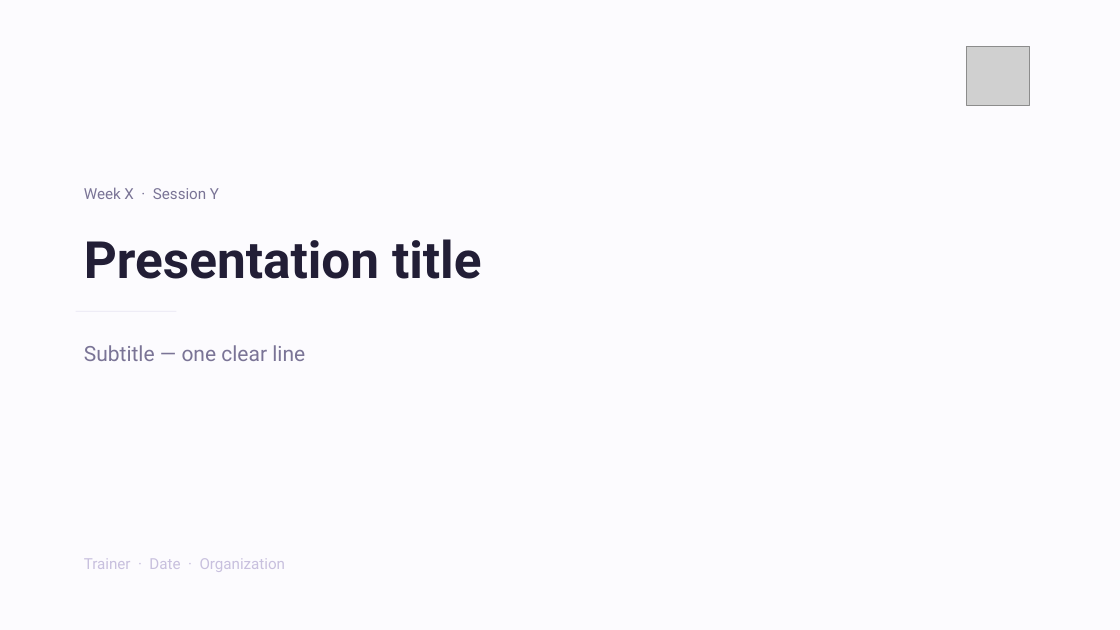
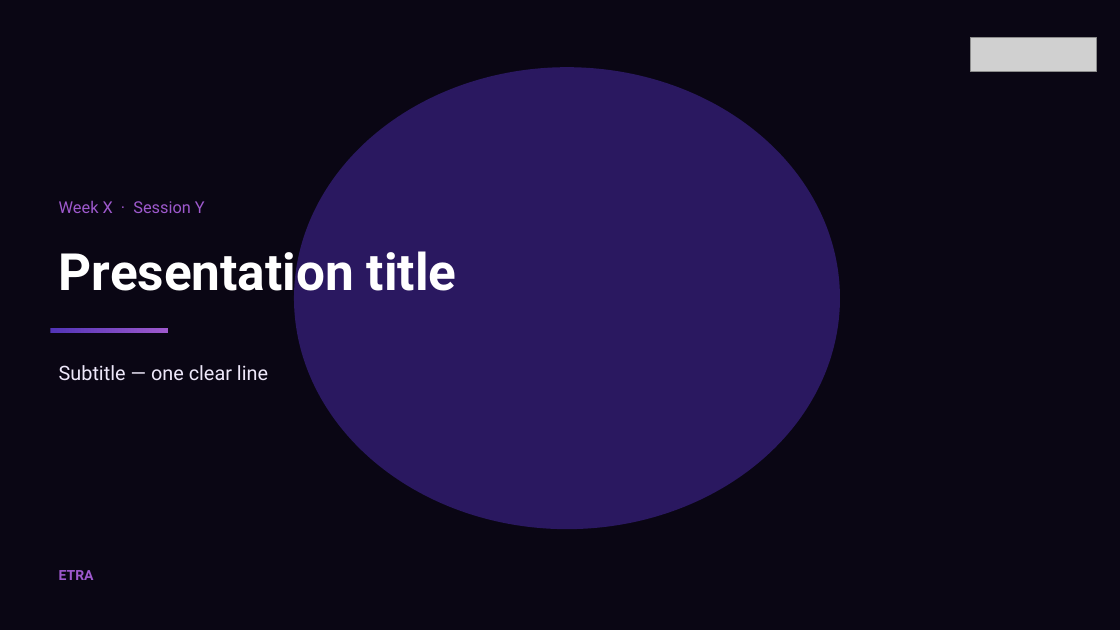
Before and after one commit to iksasa15/AI-ML, a slide deck: slide 1 of web-presentation/pdf-exports/ETRA-Presentation-Blank-Template.pptx (slide 2 before the commit). Drawn at 1120x630 pixels with LibreOffice and Linux fonts; fonts in the diff are those of the drawing; grey boxes stand for pictures. Boxes give left, top, right and bottom in pixels: in the first picture for what was removed or moved away, otherwise in the second. Text is boxed around its words. In the diff, an @@ line names an element or a change of style, - is before the commit and + after.

Commit message:
feat: update PowerPoint templates and scripts to align with ETRA Design System v1.0, enhancing visual consistency and usability

```diff
--- a/web-presentation/pdf-exports/ETRA-Presentation-Blank-Template.pptx
+++ b/web-presentation/pdf-exports/ETRA-Presentation-Blank-Template.pptx
@@ background #FCFBFE to #0A0614 @@
@@ picture removed at (x1=966, y1=46, x2=1030, y2=105) @@
@@ picture added at (x1=970, y1=38, x2=1097, y2=71) @@
@@ ellipse added at (x1=294, y1=67, x2=840, y2=529), fill #2A1860 @@
@@ text "Week X · Session Y" moved from (x1=84, y1=187, x2=219, y2=199) to (x1=59, y1=201, x2=205, y2=213) @@
@@ text "Week X · Session Y" at (x1=59, y1=201, x2=205, y2=213): size 13 to 14 pt, text colour #7A7496 to #9E59CD @@
@@ text "Presentation title" moved from (x1=84, y1=239, x2=482, y2=279) to (x1=59, y1=243, x2=457, y2=303) @@
@@ text "Presentation title" at (x1=59, y1=243, x2=457, y2=303): text colour #221E36 to #FFFFFF @@
@@ rectangle resized from (x1=76, y1=311, x2=176, y2=312) to (x1=50, y1=328, x2=168, y2=333) @@
@@ rectangle at (x1=50, y1=328, x2=168, y2=333): fill #E8E4F2 to gradient #5234B7 to #9E59CD @@
@@ text "Subtitle — one clear line" moved from (x1=84, y1=345, x2=305, y2=361) to (x1=59, y1=365, x2=268, y2=381) @@
@@ text "Subtitle — one clear line" at (x1=59, y1=365, x2=268, y2=381): size 18 to 17 pt, text colour #7A7496 to #EEE8FA @@
@@ text removed at (x1=84, y1=558, x2=286, y2=572) @@
-Trainer · Date · Organization
@@ text added at (x1=59, y1=570, x2=94, y2=580), 12 pt, text #9E59CD, bold @@
+ETRA
```
Also in this commit, not shown: 1 other slide changed, 4 slides added, 5 slides removed, 24 other files.
